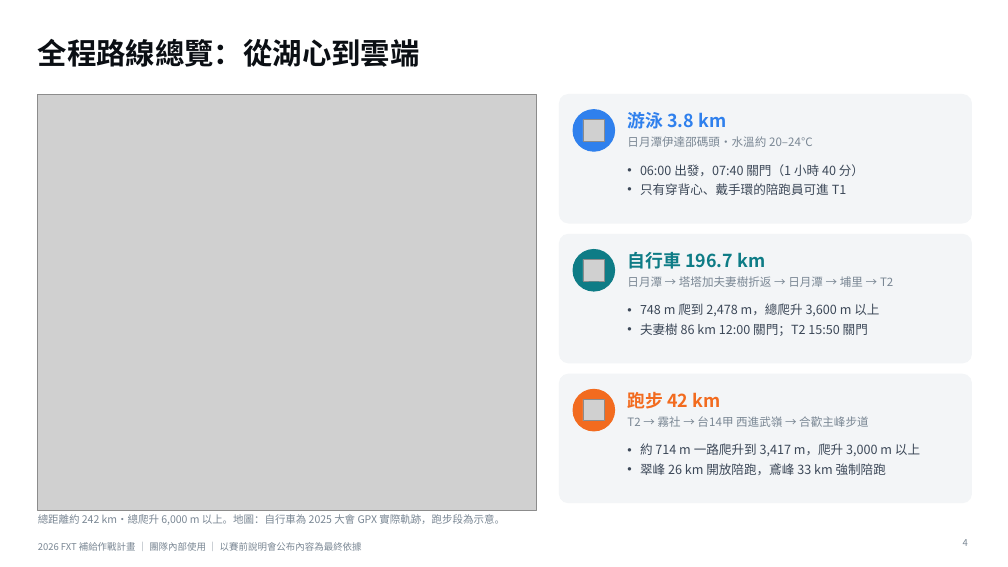
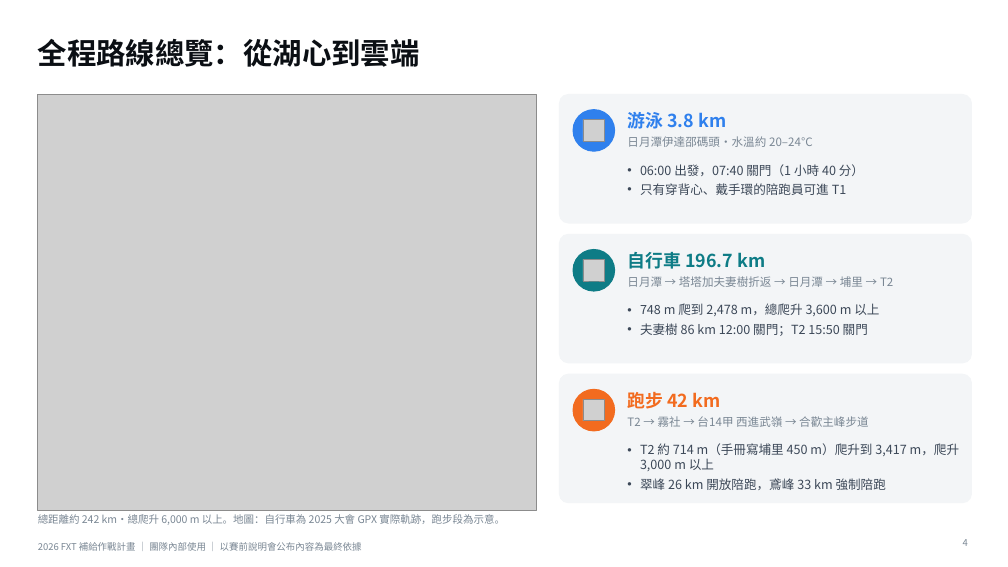
Before and after one commit to powermovebboy-sys/Race-site, a slide deck: slide 4 of deck/2026_FXT_補給作戰計畫.pptx. Drawn at 1008x567 pixels with LibreOffice and Linux fonts; fonts in the diff are those of the drawing; grey boxes stand for pictures. Boxes give left, top, right and bottom in pixels: in the first picture for what was removed or moved away, otherwise in the second. Text is boxed around its words. In the diff, an @@ line names an element or a change of style, - is before the commit and + after.

```diff
--- a/deck/2026_FXT_補給作戰計畫.pptx
+++ b/deck/2026_FXT_補給作戰計畫.pptx
@@ text at (640, 443, 959, 471): text changed @@
-• 約 714 m 一路爬升到 3,417 m，爬升 3,000 m 以上
+• T2 約 714 m（手冊寫埔里 450 m）爬升到 3,417 m，爬升 3,000 m 以上
```
Also in this commit, not shown: 23 other slides changed, 9 other files.
